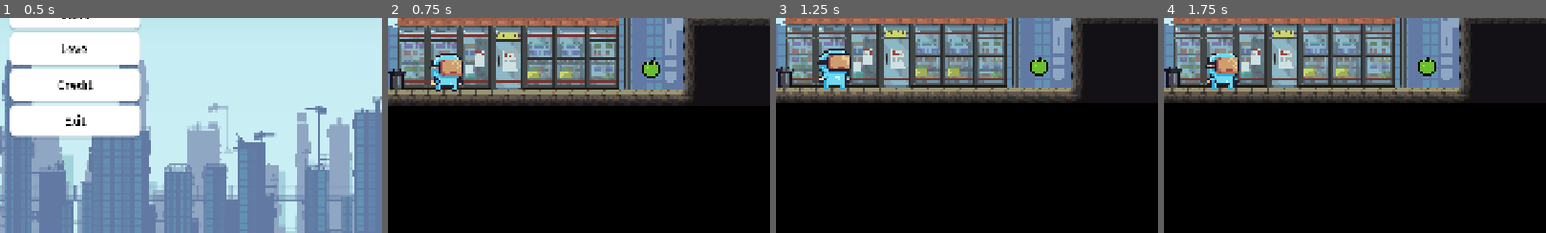
Above: before the commit, frames 1-4 (left to right).
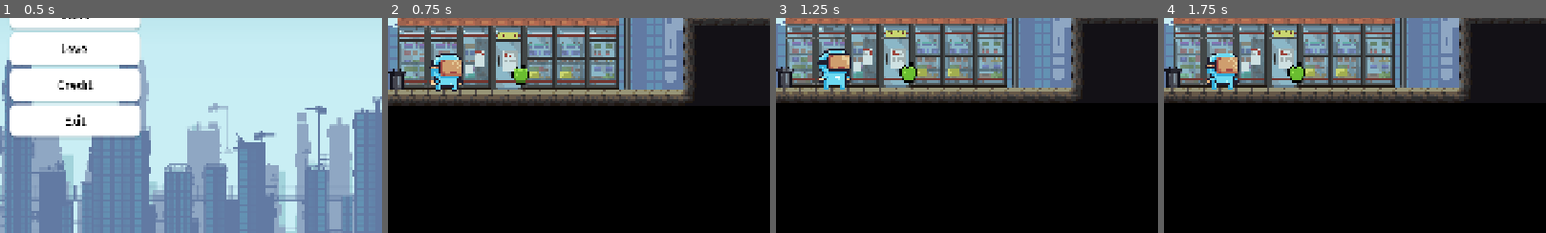
Above: after the commit, the same moments.

Repository: WanaRB/code-adventure
Game: Godot game, scene res://scenes/Tampilan/main_menu.tscn
Same seed, same stepped clock (60 frames per second), same inputs: the game is played once before the commit and once after it. Sound files missing from this copy of the repository are replaced by a short silence.
Inputs:
- Up to frame 1 (0.5 s): no input
- Up to frame 2 (0.75 s): click "Start" at 0.5 s
- Up to frame 3 (1.25 s): no input
- Up to frame 4 (1.75 s): hold E (interact) from 1.28 s (still down)
The pictures show only the part of the screen within x 40-90%, y 39-89%; the shares and areas given below are measured in that part.

Frame 1 is identical in both runs. In frame 2, 0.6% of the frame differs, in the area x 32-72%, y 18-32%; in frame 3, 0.6%, in the area x 32-72%, y 18-31%; in frame 4, 0.6%.

Commit message:
coba tes

Diff:
--- a/scenes/Tampilan/level_1.tscn
+++ b/scenes/Tampilan/level_1.tscn
@@ -1146,7 +1146,7 @@
 position = Vector2(2464, 5)
 
 [node name="apple2" parent="Item" unique_id=680868859 instance=ExtResource("9_bq8j7")]
-position = Vector2(1520, 592)
+position = Vector2(1192, 608)
 
 [node name="apple3" parent="Item" unique_id=300574820 instance=ExtResource("9_bq8j7")]
 position = Vector2(64, 216)
